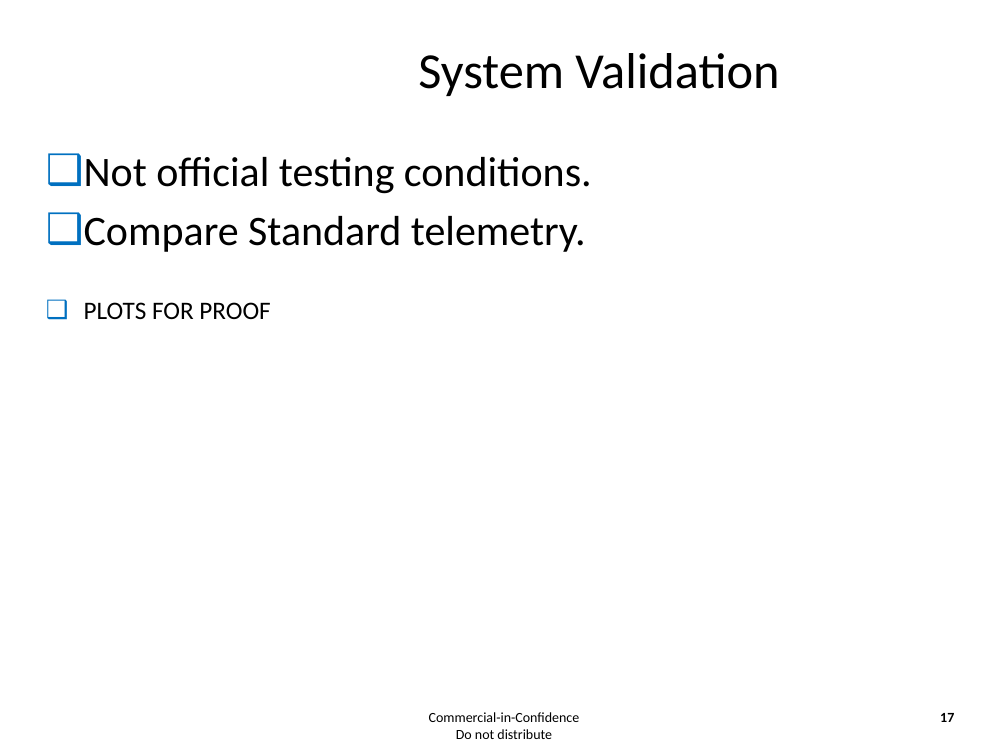
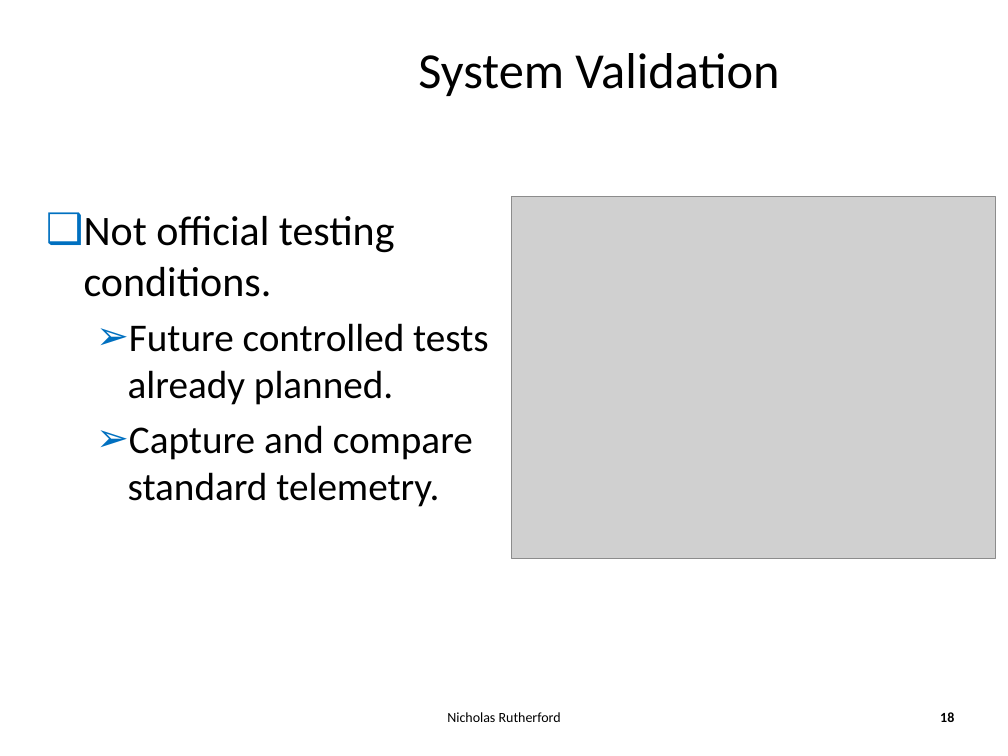
Before and after one commit to ArnCarveris/qut-pfms, a slide deck: slide 18 of docproject/PFMS Smartskies Presentation Semester 1.pptx (slide 17 before the commit). Drawn at 1008x756 pixels with LibreOffice and Linux fonts; fonts in the diff are those of the drawing; grey boxes stand for pictures; background and template pictures are left out. Boxes give left, top, right and bottom in pixels: in the first picture for what was removed or moved away, otherwise in the second. Text is boxed around its words. In the diff, an @@ line names an element or a change of style, - is before the commit and + after.

```diff
--- a/docproject/PFMS Smartskies Presentation Semester 1.pptx
+++ b/docproject/PFMS Smartskies Presentation Semester 1.pptx
@@ picture added at [512,197,996,558] @@
@@ text at [128,323,488,507]: text changed; size 30 to 28 pt @@
-❑ Compare Standard telemetry.
-❑ PLOTS FOR PROOF
+  ➢ Future controlled tests already planned.
+  ➢ Capture and compare standard telemetry.
@@ text at [447,712,561,722]: text changed @@
-Commercial-in-Confidence
-Do not distribute
+Nicholas Rutherford
@@ page number at [940,712,954,722]: text changed @@
-17
+18
```
Also in this commit, not shown: 10 other slides changed, 3 slides added, 2 slides removed.
